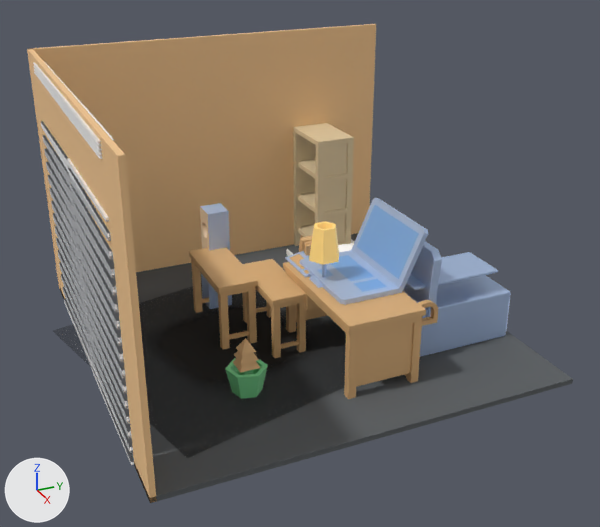
The glTF model unity/Assets/Art/EarlyGame/cc0-garage-kit/garage-interior-room-kit.glb, before and after one commit.
One viewpoint serves both versions: a 50 mm lens placed at (8.96, -1.0, 4.22), pointed at (2.29, 2.0, 0.89). Lighting does not change. The marker at lower left points along +X, +Y and +Z. The first picture is the older version. Where no turn or scale is listed for an object, it has been applied to the vertices.

Names of what the first picture shows: 'kit_floor', 'kit_floor_stain', 'kit_roll_door', 'kit_wall_back', 'prop_bookcase', 'prop_books', 'prop_box_a', 'prop_chair', 'prop_desk', 'prop_keyboard', 'prop_lamp', 'prop_laptop', 'prop_server', 'prop_speaker', 'prop_tool_table', 'prop_workbench' and 3 more.
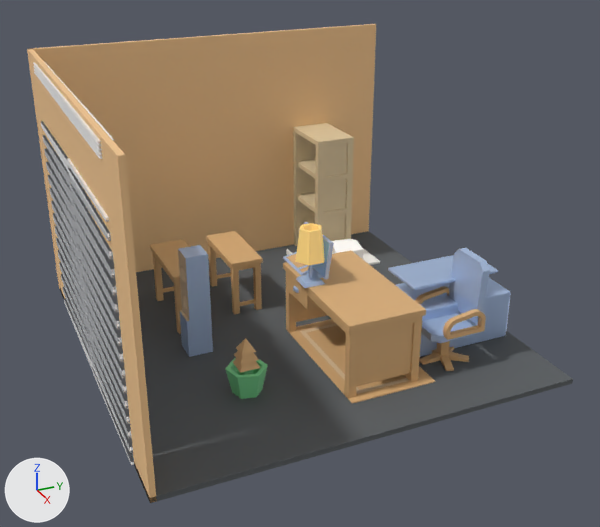
Diff of the bpy script that builds the scene:
```diff
--- a/unity/Assets/Art/EarlyGame/cc0-garage-kit/garage-interior-room-kit.glb.py
+++ b/unity/Assets/Art/EarlyGame/cc0-garage-kit/garage-interior-room-kit.glb.py
@@ me_mesh_computerscreen @@
+me_mesh_computerscreen.from_pydata(...)  # 38 vertices, 72 faces; spans x 0.0..0.573, y 0.0..0.152, z 0.0..0.429
+# faces by material slot: [70, 2]
+me_mesh_computerscreen.materials.append(mat_m_prop_laptop_0_metal)  # blue #b8cef1
+me_mesh_computerscreen.materials.append(mat_m_prop_laptop_1_screen)  # blue #81b8f1
@@ me_mesh_rugrectangle @@
+me_mesh_rugrectangle.from_pydata(...)  # 16 vertices, 28 faces; spans x 0.0..1.47, y 0.0..0.861, z 0.0..0.009
+# faces by material slot: [20, 8]
+me_mesh_rugrectangle.materials.append(mat_m_prop_books_0_wood)  # beige #ddb17c
+me_mesh_rugrectangle.materials.append(mat_m_prop_books_1_prop)  # beige #e5c8a6
@@ ob_prop_chair @@
 ob_prop_chair = bpy.data.objects.new('prop_chair', me_mesh_chairdesk)
-ob_prop_chair.location = (2.57, 2.5, 0.05)
-ob_prop_chair.scale = (1.79, 1.79, 1.79)
+ob_prop_chair.location = (2.89, 2.85, 0.05)
+ob_prop_chair.scale = (1.72, 1.72, 1.72)
@@ ob_prop_laptop @@
-ob_prop_laptop = bpy.data.objects.new('prop_laptop', me_mesh_laptop)
-ob_prop_laptop.location = (2.13, 2.05, 0.802)
@@ ob_prop_keyboard @@
 ob_prop_keyboard = bpy.data.objects.new('prop_keyboard', me_mesh_computerkeyboard)
-ob_prop_keyboard.location = (1.95, 1.99, 0.802)
-ob_prop_keyboard.scale = (1.72, 1.72, 1.72)
+ob_prop_keyboard.location = (1.93, 1.97, 0.802)
+ob_prop_keyboard.scale = (1.6, 1.6, 1.6)
@@ ob_prop_lamp @@
 ob_prop_lamp = bpy.data.objects.new('prop_lamp', me_mesh_lamproundtable)
-ob_prop_lamp.location = (2.47, 2.01, 0.802)
-ob_prop_lamp.scale = (1.79, 1.79, 1.79)
+ob_prop_lamp.location = (2.43, 1.89, 0.802)
+ob_prop_lamp.scale = (1.75, 1.75, 1.75)
@@ ob_prop_books @@
-ob_prop_books = bpy.data.objects.new('prop_books', me_mesh_books)
-ob_prop_books.location = (1.83, 2.17, 0.802)
@@ ob_prop_box_a @@
 ob_prop_box_a = bpy.data.objects.new('prop_box_a', me_mesh_cardboardboxclosed)
-ob_prop_box_a.location = (1.05, 2.88, 0.05)
+ob_prop_box_a.location = (0.92, 2.92, 0.05)
@@ ob_prop_workbench @@
 ob_prop_workbench = bpy.data.objects.new('prop_workbench', me_mesh_sidetable)
-ob_prop_workbench.location = (1.25, 1.22, 0.05)
-ob_prop_workbench.scale = (1.79, 1.79, 1.79)
+ob_prop_workbench.location = (0.82, 0.92, 0.05)
+ob_prop_workbench.scale = (1.68, 1.68, 1.68)
@@ ob_prop_speaker @@
 ob_prop_speaker = bpy.data.objects.new('prop_speaker', me_mesh_speaker)
-ob_prop_speaker.location = (1.05, 1.38, 0.05)
-ob_prop_speaker.scale = (1.72, 1.72, 1.72)
+ob_prop_speaker.location = (1.92, 0.88, 0.05)
+ob_prop_speaker.scale = (1.64, 1.64, 1.64)
@@ ob_prop_tool_table @@
 ob_prop_tool_table = bpy.data.objects.new('prop_tool_table', me_mesh_sidetable_001)
-ob_prop_tool_table.location = (1.68, 1.62, 0.05)
-ob_prop_tool_table.scale = (1.66, 1.66, 1.66)
+ob_prop_tool_table.location = (0.72, 1.58, 0.05)
+ob_prop_tool_table.scale = (1.56, 1.56, 1.56)
@@ ob_kit_floor_stain @@
-ob_kit_floor_stain = bpy.data.objects.new('kit_floor_stain', me_plane)
-ob_kit_floor_stain.location = (2.06, 1.36, 0.054)
@@ ob_prop_screen @@
+ob_prop_screen = bpy.data.objects.new('prop_screen', me_mesh_computerscreen)
+ob_prop_screen.location = (2.11, 2.03, 0.802)
@@ ob_prop_rug @@
+ob_prop_rug = bpy.data.objects.new('prop_rug', me_mesh_rugrectangle)
+ob_prop_rug.location = (2.05, 1.95, 0.05)
```

What differs and where, as boxes [x1, y1, x2, y2] in the pictures (600 x 527 px):
'kit_floor_stain', deleted: before [142, 298, 330, 396]
'prop_laptop', deleted (blue): before [299, 198, 428, 305]
'prop_chair', moved, rescaled: before [403, 241, 442, 328]; after [415, 248, 490, 371]
'prop_workbench', moved, rescaled (13% narrower, 8% shorter): before [189, 247, 258, 350]; after [150, 239, 210, 334]
'prop_tool_table', moved, rescaled (12% narrower, 15% shorter): before [242, 259, 307, 358]; after [206, 231, 263, 315]
'prop_speaker', moved, rescaled (9% wider): before [200, 203, 232, 309]; after [178, 245, 213, 357]
'prop_rug', added (beige): after [287, 319, 435, 404]
'prop_lamp', moved, rescaled: before [309, 221, 339, 288]; after [295, 223, 325, 288]
'prop_screen', added: after [304, 222, 334, 279]
'prop_keyboard', moved, rescaled: before [285, 251, 311, 278]; after [283, 252, 315, 276]
'prop_box_a', moved (mostly hidden before): before [338, 243, 354, 252]; after [332, 239, 363, 259]
'prop_books', deleted: before [299, 236, 312, 256]
